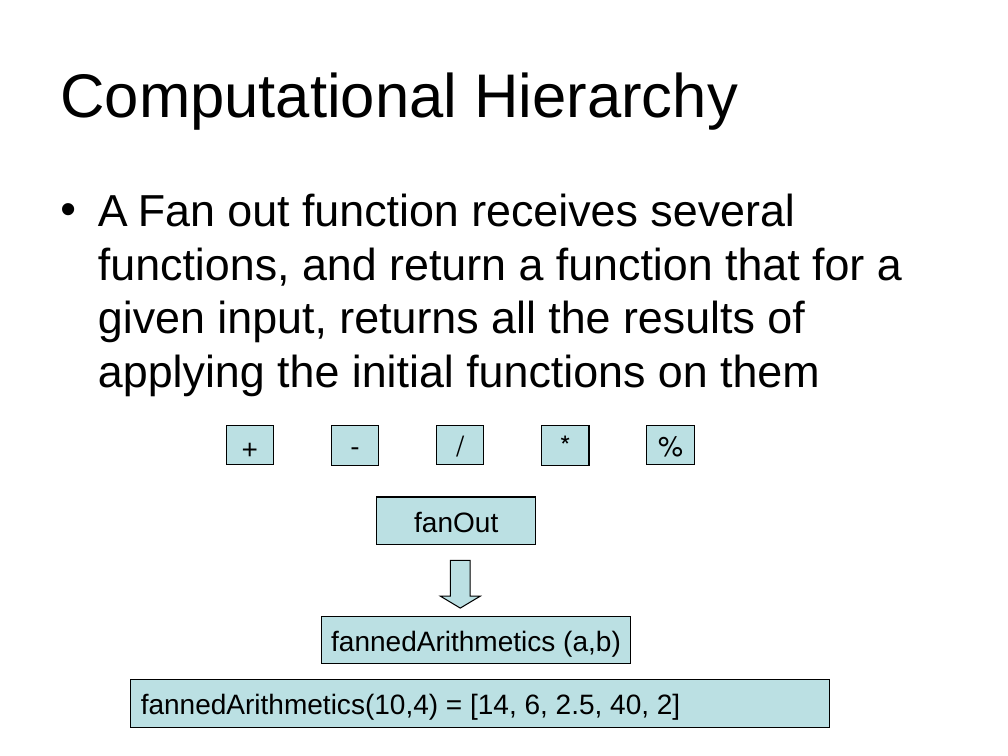
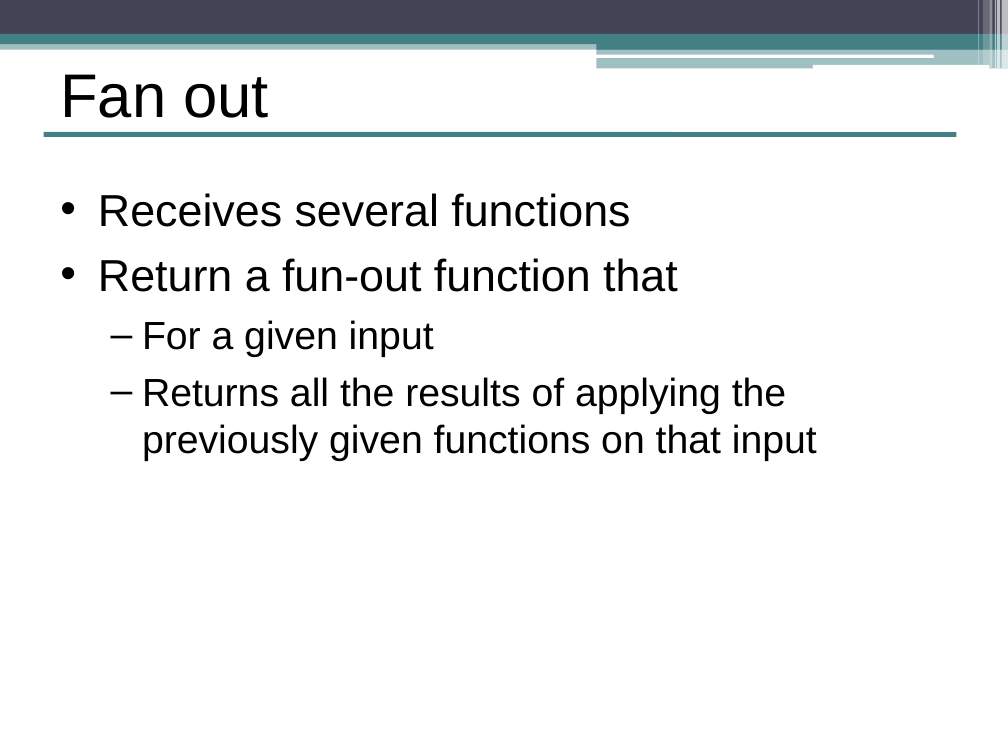
Before and after one commit to yoavrubin/talks, a slide deck: slide 68 of reversim/FP JS - reversim.ppt (slide 77 before the commit). Drawn at 1008x756 pixels with LibreOffice and Linux fonts; fonts in the diff are those of the drawing. Boxes give left, top, right and bottom in pixels: in the first picture for what was removed or moved away, otherwise in the second. Text is boxed around its words. In the diff, an @@ line names an element or a change of style, - is before the commit and + after.

```diff
--- a/reversim/FP JS - reversim.ppt
+++ b/reversim/FP JS - reversim.ppt
@@ rectangle added at [0,0,1008,34], fill #424456 @@
@@ rectangle added at [978,0,979,65], fill #FFFFFF at 30% opacity @@
@@ rectangle added at [983,0,989,65], fill #FFFFFF at 20% opacity @@
@@ rectangle added at [990,0,993,69], fill #FFFFFF at 40% opacity @@
@@ rectangle added at [995,0,996,69], fill #FFFFFF at 60% opacity @@
@@ rectangle added at [997,0,1000,69], fill #FFFFFF at 65% opacity @@
@@ rectangle added at [1002,0,1008,69], fill #FFFFFF at 65% opacity @@
@@ rectangle added at [0,40,1008,49], fill #438086 at 50% opacity @@
@@ rectangle added at [0,34,1008,44], fill #438086 @@
@@ rounded rectangle added at [596,54,933,57], fill #FFFFFF @@
@@ rectangle added at [597,39,1008,49], fill #438086 @@
@@ rectangle added at [597,48,1008,69], fill #438086 at 50% opacity @@
@@ title at [60,74,269,118]: text changed @@
-Computational Hierarchy
+Fan out
@@ rounded rectangle added at [812,65,989,69], fill #FFFFFF @@
@@ line added from (43, 134) to (957, 134), #438086 3.49 pt @@
@@ text at [98,193,817,461]: text changed; size 32 to 28 pt @@
-• A Fan out function receives several functions, and return a function that for a given input, returns all the results of applying the initial functions on them
+• Receives several functions
+• Return a fun-out function that
+  – For a given input
+  – Returns all the results of applying the previously given functions on that input
@@ group removed at [226,425,695,465]: 5 rectangles @@
-+
--
-%
-/
-*
@@ rectangle removed at [377,497,535,544] @@
-fanOut
@@ down arrow removed at [440,560,480,608] @@
@@ rectangle removed at [322,616,631,663] @@
-fannedArithmetics (a,b)
@@ rectangle removed at [131,679,830,727] @@
-fannedArithmetics(10,4) = [14, 6, 2.5, 40, 2]
```
Also in this commit, not shown: 44 other slides changed, 62 slides added, 49 slides removed.
